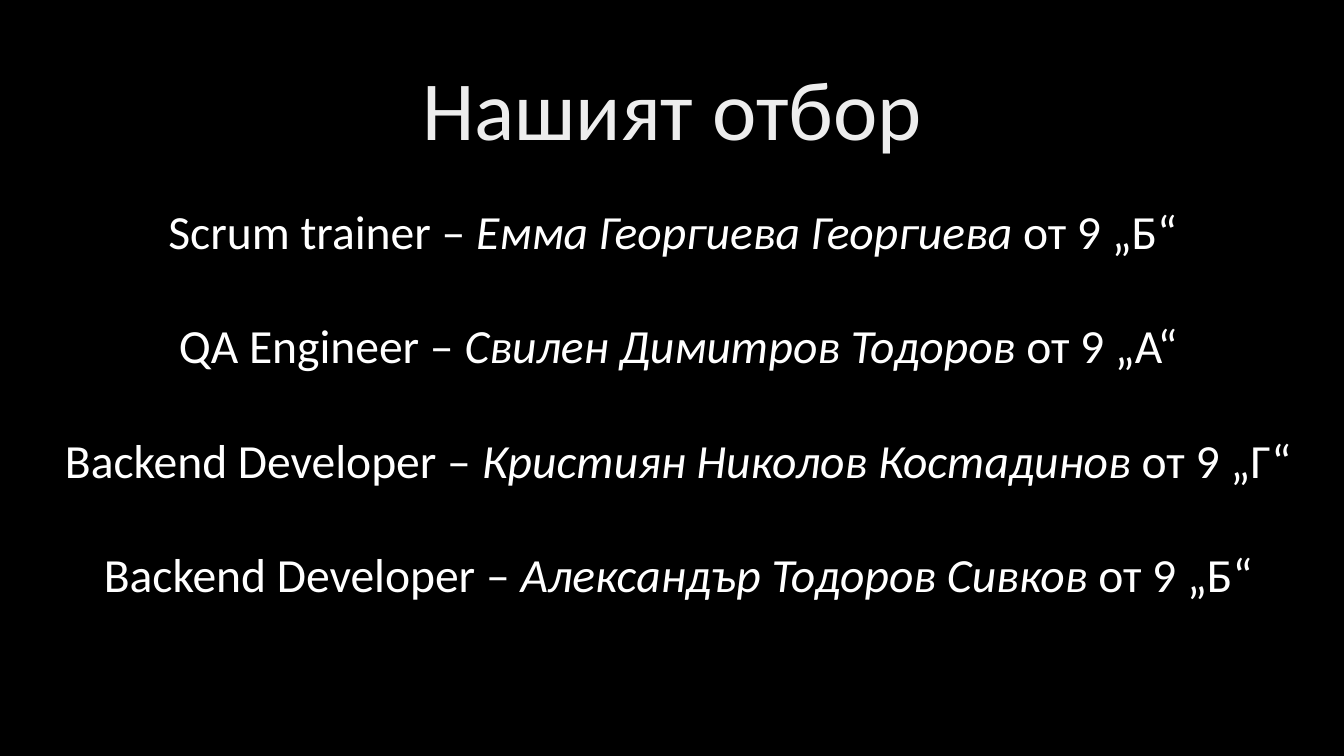
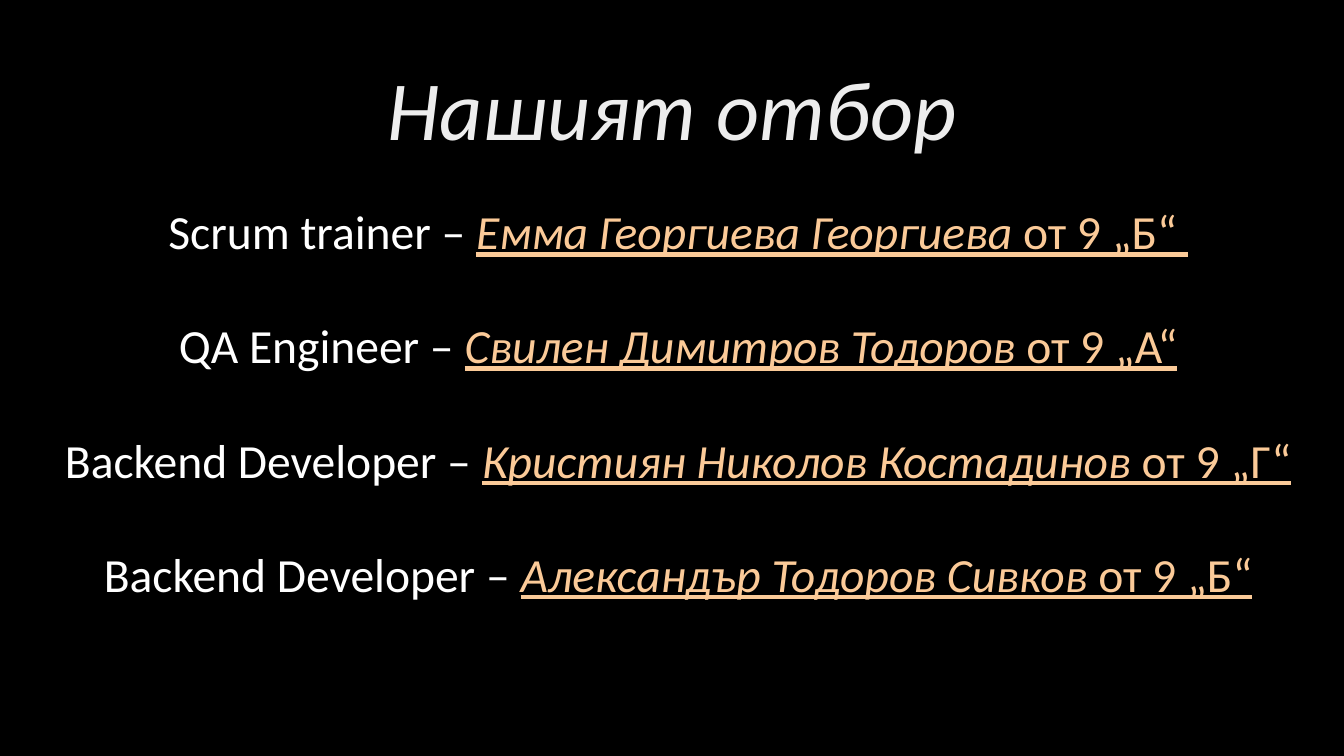
Before and after one commit to EGGeorgieva21/Hangman-project-2022, a slide deck: slide 4 of documentation/presentation.pptx. Drawn at 1344x756 pixels with LibreOffice and Linux fonts; fonts in the diff are those of the drawing; background and template pictures are left out. Boxes give left, top, right and bottom in pixels: in the first picture for what was removed or moved away, otherwise in the second. Text is boxed around its words. In the diff, an @@ line names an element or a change of style, - is before the commit and + after.

```diff
--- a/documentation/presentation.pptx
+++ b/documentation/presentation.pptx
@@ title "Нашият отбор" at [387, 83, 957, 154]: italic on @@
@@ text "Scrum trainer – Емма Георгиева ..." at [65, 215, 1291, 600]: text colour #FFFFFF to #FBCA98, underline on in "Емма Георгиева Георгиева от 9 „Б“", "Свилен Димитров Тодоров от 9 „А“", "Кристиян Николов Костадинов от 9 „Г“", "Александър Тодоров Сивков от 9 „Б“" @@
```
Also in this commit, not shown: 7 other slides changed, 2 slides added, 1 slide removed.
